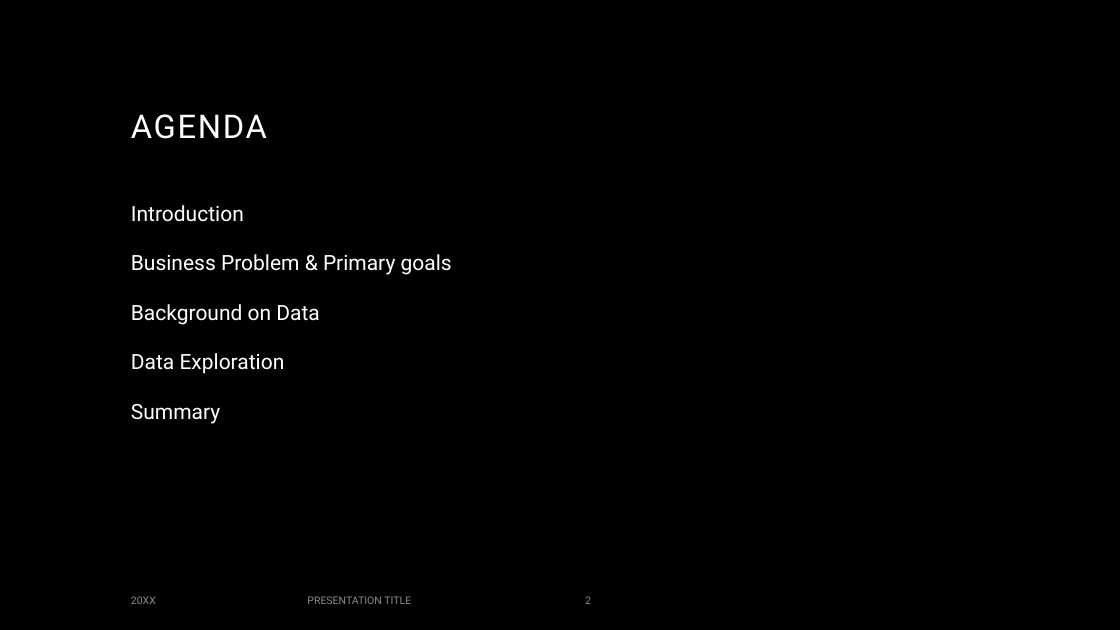
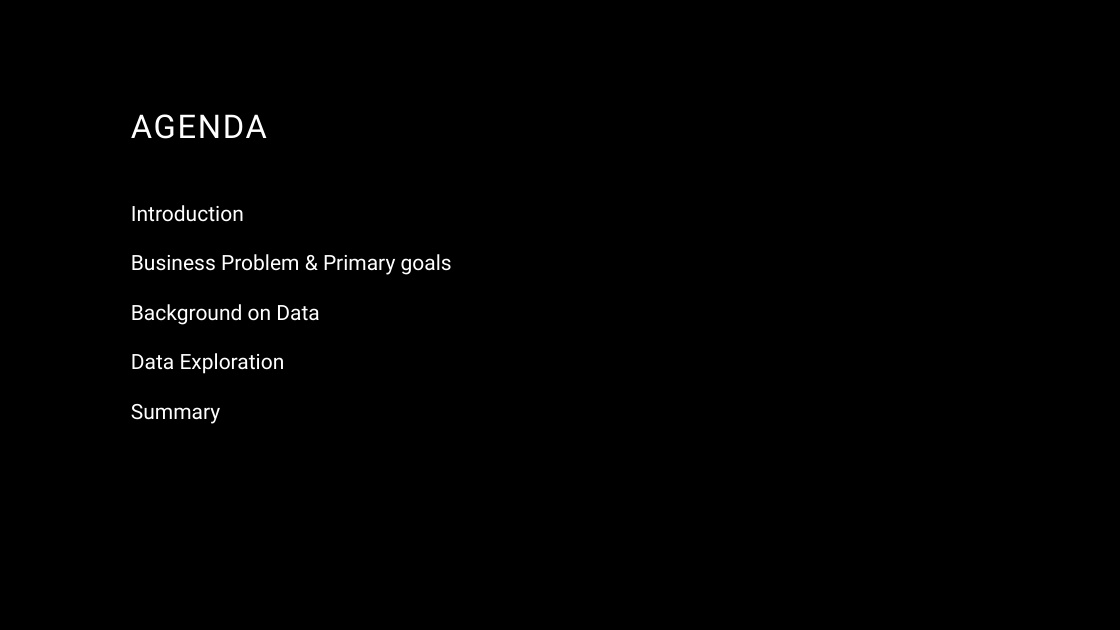
Before and after one commit to TheodoreKoby-Hercsky/Applied-Data-Science, a slide deck: slide 2 of Hotel Booking Prediction & EDA/Predicting Hotel Cancellations.pptx. Drawn at 1120x630 pixels with LibreOffice and Linux fonts; fonts in the diff are those of the drawing; background and template pictures are left out. Boxes give left, top, right and bottom in pixels: in the first picture for what was removed or moved away, otherwise in the second. Text is boxed around its words. In the diff, an @@ line names an element or a change of style, - is before the commit and + after.

```diff
--- a/Hotel Booking Prediction & EDA/Predicting Hotel Cancellations.pptx
+++ b/Hotel Booking Prediction & EDA/Predicting Hotel Cancellations.pptx
@@ text removed at bbox=[131, 596, 156, 604] @@
-20XX
@@ text removed at bbox=[307, 596, 411, 604] @@
-PRESENTATION TITLE
@@ page number removed at bbox=[585, 596, 591, 604] @@
-2
```
Also in this commit, not shown: 7 other slides changed, 1 other file.
